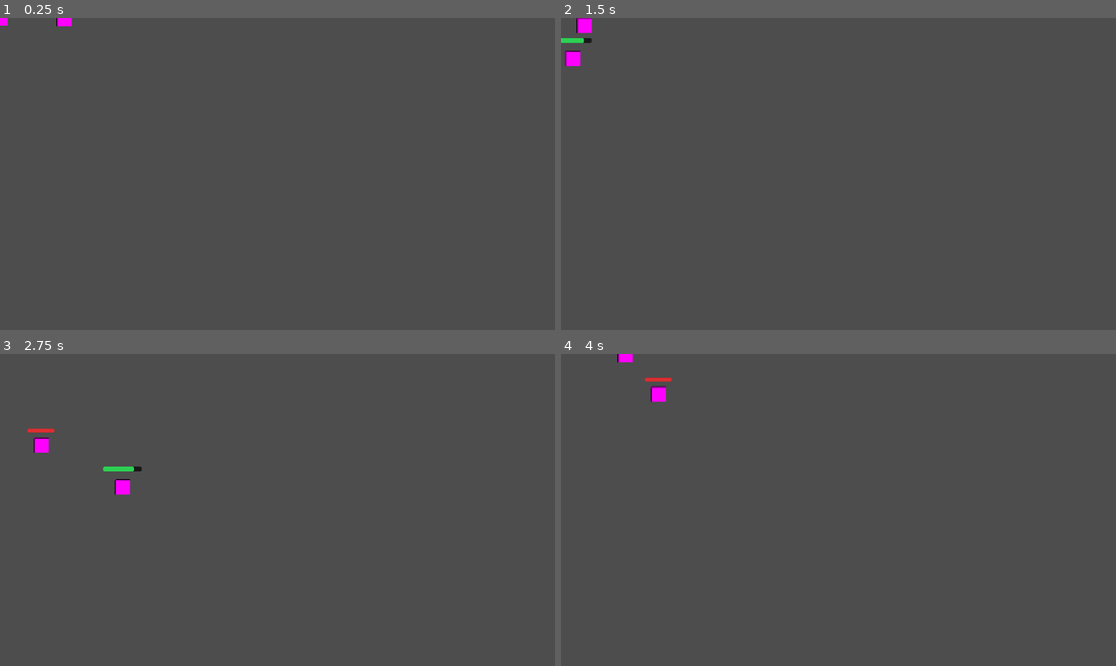
Above: before the commit, frames 1-4 (two rows, left to right).
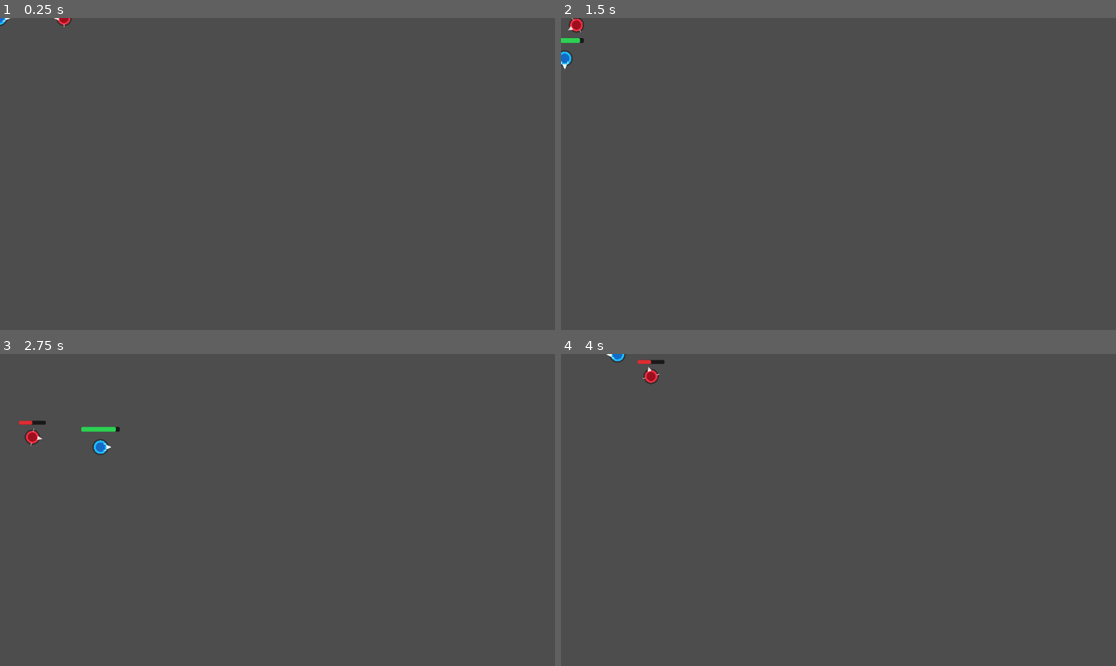
Above: after the commit, the same moments.

Repository: Excellund/AbyssalDescent
Game: Godot game, scene res://scenes/Main.tscn
Two runs of this game, one before a commit and one after it. Both use one fixed random seed, a clock stepped at 60 frames per second and the inputs below.
Inputs (mouse positions are in pixels of both pictures, inside the frame that each line leads up to):
- Up to frame 1 (0.25 s): no input
- Up to frame 2 (1.5 s): move the mouse to (960, 158) at 0.52 s; hold D (move_right) 0.53-1.28 s; click (960, 158) at 0.6 s; tap Space (dash) at 0.8, 1.35 s; move the mouse to (727, 189) at 1.27 s; hold S (move_down) from 1.28 s (still down)
- Up to frame 3 (2.75 s): click (166, 525) at 1.55 s; move the mouse to (333, 441) at 2.02 s; release S (move_down) at 2.03 s; hold D (move_right) from 2.03 s (still down); click (333, 441) at 2.1 s; tap Space (dash) at 2.3 s
- Up to frame 4 (4 s): move the mouse to (810, 572) at 2.77 s; release D (move_right) at 2.78 s; hold W (move_up) 2.78-3.53 s; tap Space (dash) at 2.85, 3.8 s; click (810, 572) at 3.05 s; move the mouse to (1005, 556) at 3.52 s; hold A (move_left) from 3.53 s (still down); click (1005, 556) at 3.6 s

The runs differ from the first frame. In frame 1, 0.1% of the frame differs, in the area x 0-14%, y 0-3%; in frame 2, 0.4%; in frame 3, 0.8%, in the area x 3-26%, y 21-46%; in frame 4, 0.4%.

Commit message:
feat(combat): add mouse-aimed melee with attack lock and visual polish

Diff:
--- a/scenes/Player.tscn
+++ b/scenes/Player.tscn
@@ -9,6 +9,7 @@
 size = Vector2(32, 32)
 
 [node name="Player" type="CharacterBody2D" unique_id=1831438957]
+position = Vector2(-1, 0)
 script = ExtResource("1_p0vlq")
 
 [node name="CollisionShape2D" type="CollisionShape2D" parent="." unique_id=800885986]
--- a/scripts/enemy.gd
+++ b/scripts/enemy.gd
@@ -10,6 +10,9 @@
 @export var acceleration: float = 900.0
 @export var deceleration: float = 1200.0
 @export var stop_distance: float = 8.0
+@export var attack_range: float = 30.0
+@export var attack_damage: int = 10
+@export var attack_interval: float = 0.65
 @export var max_health: int = 40
 @export var health_bar_size: Vector2 = Vector2(56.0, 8.0)
 @export var health_bar_offset: Vector2 = Vector2(-28.0, -34.0)
@@ -17,6 +20,10 @@
 var target: Node2D
 var health_bar: ProgressBar
 var health_state
+var attack_cooldown_left: float = 0.0
+var attack_anim_time_left: float = 0.0
+var attack_anim_duration: float = 0.1
+var visual_facing_direction: Vector2 = Vector2.LEFT
 
 func _ready() -> void:
 	motion_mode = CharacterBody2D.MOTION_MODE_FLOATING
@@ -27,13 +34,21 @@
 	_create_health_bar()
 	_create_health_state()
 	target = get_node_or_null(target_path) as Node2D
+	var sprite := get_node_or_null("Sprite2D") as Sprite2D
+	if sprite != null:
+		sprite.visible = false
+	queue_redraw()
 
 func _physics_process(delta: float) -> void:
 	_refresh_target_if_missing()
+	_update_attack_cooldown(delta)
+	_update_attack_animation(delta)
+	_update_visual_facing_direction()
 	var desired_velocity := _get_desired_velocity()
 	var move_rate := acceleration if desired_velocity != Vector2.ZERO else deceleration
 	velocity = velocity.move_toward(desired_velocity, move_rate * delta)
 	move_and_slide()
+	_try_attack_target()
 
 func _refresh_target_if_missing() -> void:
 	if is_instance_valid(target):
@@ -48,6 +63,40 @@
 	if to_target.length() <= stop_distance:
 		return Vector2.ZERO
 	return to_target.normalized() * move_speed
+
+func _update_attack_cooldown(delta: float) -> void:
+	if attack_cooldown_left > 0.0:
+		attack_cooldown_left = maxf(0.0, attack_cooldown_left - delta)
+
+func _try_attack_target() -> void:
+	if not is_instance_valid(target):
+		return
+	if attack_cooldown_left > 0.0:
+		return
+	if not target.has_method("take_damage"):
+		return
+	if global_position.distance_to(target.global_position) > attack_range:
+		return
+
+	target.call("take_damage", attack_damage)
+	attack_cooldown_left = attack_interval
+	attack_anim_time_left = attack_anim_duration
+	queue_redraw()
+
+func _update_attack_animation(delta: float) -> void:
+	if attack_anim_time_left > 0.0:
+		attack_anim_time_left = maxf(0.0, attack_anim_time_left - delta)
+		queue_redraw()
+
+func _update_visual_facing_direction() -> void:
+	if velocity.length_squared() > 1.0:
+		var move_facing := velocity.normalized()
+		var blended_facing := visual_facing_direction.slerp(move_facing, 0.28)
+		if blended_facing.length_squared() > 0.000001:
+			visual_facing_direction = blended_facing.normalized()
+		else:
+			visual_facing_direction = move_facing
+	queue_redraw()
 
 func take_damage(amount: int) -> void:
 	if amount <= 0:
@@ -114,3 +163,25 @@
 	if health_state == null:
 		return max_health
 	return health_state.current_health
+
+func _draw() -> void:
+	var attack_t := 1.0 - (attack_anim_time_left / attack_anim_duration) if attack_anim_duration > 0.0 else 1.0
+	var attack_pulse := sin(attack_t * PI) * 1.8 if attack_anim_time_left > 0.0 else 0.0
+	var body_radius := 13.0 + attack_pulse
+	var facing := visual_facing_direction if visual_facing_direction != Vector2.ZERO else Vector2.LEFT
+	var side := Vector2(-facing.y, facing.x)
+
+	draw_circle(Vector2.ZERO, body_radius + 3.0, Color(0.12, 0.02, 0.04, 0.44))
+	draw_circle(Vector2.ZERO, body_radius, Color(0.95, 0.18, 0.26, 1.0))
+	draw_circle(Vector2.ZERO, body_radius * 0.72, Color(0.62, 0.06, 0.12, 1.0))
+
+	var horn_tip := facing * (body_radius + 8.0)
+	var horn_base := facing * (body_radius - 2.0)
+	var horn_w := 4.6
+	var horn := PackedVector2Array([horn_tip, horn_base + side * horn_w, horn_base - side * horn_w])
+	draw_colored_polygon(horn, Color(1.0, 0.9, 0.9, 0.92))
+
+	var spike_l := side * (body_radius - 1.0)
+	var spike_r := -side * (body_radius - 1.0)
+	draw_line(spike_l, spike_l + side * 6.0, Color(0.95, 0.74, 0.74, 0.7), 1.8)
+	draw_line(spike_r, spike_r - side * 6.0, Color(0.95, 0.74, 0.74, 0.7), 1.8)
--- a/scripts/player.gd
+++ b/scripts/player.gd
@@ -14,37 +14,56 @@
 @export var dash_duration: float = 0.12
 @export var dash_cooldown: float = 0.35
 @export var max_health: int = 100
-@export var contact_damage: int = 10
-@export var contact_damage_cooldown: float = 0.4
+@export var attack_damage: int = 20
+@export var attack_range: float = 74.0
+@export var attack_arc_degrees: float = 130.0
+@export var attack_cooldown: float = 0.28
+@export var attack_lock_duration: float = 0.12
 
 var dash_time_left: float = 0.0
 var dash_cooldown_left: float = 0.0
 var last_move_direction: Vector2 = Vector2.RIGHT
 var dash_direction: Vector2 = Vector2.ZERO
-var contact_damage_cooldown_left: float = 0.0
+var attack_cooldown_left: float = 0.0
 var scene_restart_queued: bool = false
 var health_state
 var player_feedback
+var attack_anim_time_left: float = 0.0
+var attack_anim_duration: float = 0.12
+var visual_facing_direction: Vector2 = Vector2.RIGHT
+var attack_lock_time_left: float = 0.0
+var attack_lock_direction: Vector2 = Vector2.RIGHT
 
 func _ready() -> void:
 	died.connect(_restart_current_scene)
 	_create_health_state()
 	_create_player_feedback()
+	var sprite := get_node_or_null("Sprite2D") as Sprite2D
+	if sprite != null:
+		sprite.visible = false
+	queue_redraw()
 
 func _physics_process(delta: float) -> void:
 	var direction := _read_movement_direction()
 	_update_last_move_direction(direction)
 	_update_dash_cooldown(delta)
-	_update_contact_damage_cooldown(delta)
+	_update_attack_cooldown(delta)
+	_update_attack_lock(delta)
+	_update_attack_animation(delta)
+	_update_visual_facing_direction()
 	_try_start_dash(direction)
+	_try_attack()
+
+	if _is_attack_locked():
+		velocity = Vector2.ZERO
+		move_and_slide()
+		return
 
 	if _process_active_dash(delta):
-		_process_enemy_collisions()
 		return
 
 	_update_ground_movement(direction, delta)
 	move_and_slide()
-	_process_enemy_collisions()
 
 func _read_movement_direction() -> Vector2:
 	return Input.get_vector("move_left", "move_right", "move_up", "move_down")
@@ -57,11 +76,13 @@
 	if dash_cooldown_left > 0.0:
 		dash_cooldown_left = maxf(0.0, dash_cooldown_left - delta)
 
-func _update_contact_damage_cooldown(delta: float) -> void:
-	if contact_damage_cooldown_left > 0.0:
-		contact_damage_cooldown_left = maxf(0.0, contact_damage_cooldown_left - delta)
+func _update_attack_cooldown(delta: float) -> void:
+	if attack_cooldown_left > 0.0:
+		attack_cooldown_left = maxf(0.0, attack_cooldown_left - delta)
 
 func _try_start_dash(direction: Vector2) -> void:
+	if _is_attack_locked():
+		return
 	if not Input.is_action_just_pressed("dash"):
 		return
 	if dash_cooldown_left > 0.0:
@@ -70,6 +91,41 @@
 	dash_direction = direction if direction != Vector2.ZERO else last_move_direction
 	dash_time_left = dash_duration
 	dash_cooldown_left = dash_cooldown
+
+func _try_attack() -> void:
+	if not Input.is_action_just_pressed("attack"):
+		return
+	if attack_cooldown_left > 0.0:
+		return
+
+	attack_cooldown_left = attack_cooldown
+	attack_anim_time_left = attack_anim_duration
+	player_feedback.play_attack_swing_sound()
+
+	var attack_direction := _get_mouse_attack_direction()
+	attack_lock_time_left = attack_lock_duration
+	attack_lock_direction = attack_direction
+	visual_facing_direction = attack_direction
+	velocity = Vector2.ZERO
+	dash_time_left = 0.0
+	player_feedback.play_attack_swing_visual(attack_direction, attack_range, attack_arc_degrees)
+	if _perform_melee_attack(attack_direction):
+		player_feedback.play_impact_sound()
+
+func _update_attack_lock(delta: float) -> void:
+	if attack_lock_time_left > 0.0:
+		attack_lock_time_left = maxf(0.0, attack_lock_time_left - delta)
+
+func _is_attack_locked() -> bool:
+	return attack_lock_time_left > 0.0
+
+func _get_mouse_attack_direction() -> Vector2:
+	var to_mouse := get_global_mouse_position() - global_position
+	if to_mouse.length_squared() > 0.000001:
+		return to_mouse.normalized()
+	if last_move_direction != Vector2.ZERO:
+		return last_move_direction
+	return Vector2.RIGHT
 
 func _process_active_dash(delta: float) -> bool:
 	if dash_time_left <= 0.0:
@@ -93,6 +149,27 @@
 		return acceleration * turn_boost
 	return acceleration
 
+func _update_attack_animation(delta: float) -> void:
+	if attack_anim_time_left > 0.0:
+		attack_anim_time_left = maxf(0.0, attack_anim_time_left - delta)
+		queue_redraw()
+
+func _update_visual_facing_direction() -> void:
+	if _is_attack_locked():
+		if attack_lock_direction.length_squared() > 0.000001:
+			visual_facing_direction = attack_lock_direction
+		queue_redraw()
+		return
+
+	if velocity.length_squared() > 1.0:
+		var move_facing := velocity.normalized()
+		var blended_facing := visual_facing_direction.slerp(move_facing, 0.32)
+		if blended_facing.length_squared() > 0.000001:
+			visual_facing_direction = blended_facing.normalized()
+		else:
+			visual_facing_direction = move_facing
+	queue_redraw()
+
 func take_damage(amount: int) -> void:
 	if amount <= 0:
 		return
@@ -100,6 +177,7 @@
 	health_state.take_damage(amount)
 	if _get_current_health() < health_before:
 		player_feedback.play_damage_flash()
+		player_feedback.play_impact_sound()
 
 func heal(amount: int) -> void:
 	if amount <= 0:
@@ -109,27 +187,27 @@
 func is_dead() -> bool:
 	return health_state.is_dead()
 
-func _process_enemy_collisions() -> void:
-	if contact_damage_cooldown_left > 0.0:
-		return
-
-	for collision_index in get_slide_collision_count():
-		var collision := get_slide_collision(collision_index)
-		if collision == null:
-			continue
-		var collider := collision.get_collider()
-		if not _is_enemy_collider(collider):
-			continue
-		take_damage(contact_damage)
-		player_feedback.play_impact_sound()
-		contact_damage_cooldown_left = contact_damage_cooldown
-		break
-
-func _is_enemy_collider(collider: Object) -> bool:
-	if not (collider is Node):
-		return false
-	var collider_node := collider as Node
-	return collider_node.is_in_group("enemies") or collider_node.is_in_group("enemy")
+func _perform_melee_attack(attack_direction: Vector2) -> bool:
+	var did_hit := false
+	var max_angle_radians := deg_to_rad(attack_arc_degrees * 0.5)
+
+	for enemy_node in get_tree().get_nodes_in_group("enemies"):
+		if not (enemy_node is Node2D):
+			continue
+		if not enemy_node.has_method("take_damage"):
+			continue
+
+		var enemy_body := enemy_node as Node2D
+		var to_enemy := enemy_body.global_position - global_position
+		if to_enemy.length() > attack_range:
+			continue
+		if attack_direction.angle_to(to_enemy.normalized()) > max_angle_radians:
+			continue
+
+		enemy_node.call("take_damage", attack_damage)
+		did_hit = true
+
+	return did_hit
 
 func _restart_current_scene() -> void:
 	if scene_restart_queued:
@@ -161,3 +239,25 @@
 	if health_state == null:
 		return max_health
 	return health_state.current_health
+
+func _draw() -> void:
+	var attack_t := 1.0 - (attack_anim_time_left / attack_anim_duration) if attack_anim_duration > 0.0 else 1.0
+	var attack_pulse := sin(attack_t * PI) * 1.9 if attack_anim_time_left > 0.0 else 0.0
+	var body_radius := 14.0 + attack_pulse
+	var facing := visual_facing_direction if visual_facing_direction != Vector2.ZERO else Vector2.RIGHT
+	var side := Vector2(-facing.y, facing.x)
+
+	draw_circle(Vector2.ZERO, body_radius + 3.0, Color(0.03, 0.06, 0.09, 0.42))
+	draw_circle(Vector2.ZERO, body_radius, Color(0.12, 0.72, 0.98, 1.0))
+	draw_circle(Vector2.ZERO, body_radius * 0.7, Color(0.07, 0.42, 0.78, 1.0))
+
+	var tip := facing * (body_radius + 9.0)
+	var base_center := facing * (body_radius - 1.5)
+	var fin := 4.9
+	var pointer := PackedVector2Array([tip, base_center + side * fin, base_center - side * fin])
+	draw_colored_polygon(pointer, Color(0.96, 0.99, 1.0, 0.95))
+
+	var wing_l := facing * (body_radius - 2.0) + side * 6.3
+	var wing_r := facing * (body_radius - 2.0) - side * 6.3
+	draw_line(wing_l, wing_l - facing * 6.0, Color(0.85, 0.96, 1.0, 0.72), 2.0)
+	draw_line(wing_r, wing_r - facing * 6.0, Color(0.85, 0.96, 1.0, 0.72), 2.0)
--- a/scripts/player_feedback.gd
+++ b/scripts/player_feedback.gd
@@ -1,25 +1,33 @@
 extends Node2D
 
 const DEFAULT_IMPACT_SOUND := preload("res://sounds/impactPunch_medium_002.ogg")
+const DEFAULT_ATTACK_SWING_SOUND := preload("res://sounds/impactSoft_medium_001.ogg")
 
 var health_bar_size: Vector2 = Vector2(80.0, 10.0)
 var health_bar_offset: Vector2 = Vector2(-40.0, -42.0)
 var impact_sound: AudioStream = DEFAULT_IMPACT_SOUND
 var impact_volume_db: float = -6.0
+var attack_swing_sound: AudioStream = DEFAULT_ATTACK_SWING_SOUND
+var attack_swing_volume_db: float = -10.0
 var damage_flash_color: Color = Color(0.95, 0.12, 0.12, 1.0)
 var damage_flash_alpha: float = 0.45
 var damage_flash_fade_time: float = 0.16
 
 var health_bar: ProgressBar
 var impact_sound_player: AudioStreamPlayer2D
+var attack_swing_sound_player: AudioStreamPlayer2D
 var damage_flash_layer: CanvasLayer
 var damage_flash_rect: ColorRect
 var damage_flash_tween: Tween
+var attack_swing_shape: Polygon2D
+var attack_swing_tween: Tween
 
 func setup(max_health: int, current_health: int) -> void:
 	_create_health_bar(max_health, current_health)
 	_create_impact_sound_player()
+	_create_attack_swing_sound_player()
 	_create_damage_flash()
+	_create_attack_swing_visual()
 
 func update_health_bar(new_health: int, new_max_health: int) -> void:
 	if health_bar == null:
@@ -33,6 +41,39 @@
 	if impact_sound_player.stream == null:
 		return
 	impact_sound_player.play()
+
+func play_attack_swing_sound() -> void:
+	if attack_swing_sound_player == null:
+		return
+	if attack_swing_sound_player.stream == null:
+		return
+	attack_swing_sound_player.play()
+
+func play_attack_swing_visual(direction: Vector2, swing_range: float, arc_degrees: float) -> void:
+	if attack_swing_shape == null:
+		return
+
+	var points := PackedVector2Array()
+	points.push_back(Vector2.ZERO)
+	var half_arc := deg_to_rad(arc_degrees * 0.5)
+	var segments := maxi(8, int(arc_degrees / 8.0))
+	for i in range(segments + 1):
+		var t := float(i) / float(segments)
+		var angle := lerpf(-half_arc, half_arc, t)
+		points.push_back(Vector2.RIGHT.rotated(angle) * swing_range)
+
+	attack_swing_shape.polygon = points
+	attack_swing_shape.rotation = direction.angle()
+	attack_swing_shape.visible = true
+	attack_swing_shape.modulate = Color(1.0, 1.0, 1.0, 0.72)
+
+	if attack_swing_tween != null and attack_swing_tween.is_valid():
+		attack_swing_tween.kill()
+	attack_swing_shape.scale = Vector2(0.92, 0.92)
+	attack_swing_tween = create_tween()
+	attack_swing_tween.set_parallel(true)
+	attack_swing_tween.tween_property(attack_swing_shape, "modulate:a", 0.0, 0.11)
+	attack_swing_tween.tween_property(attack_swing_shape, "scale", Vector2(1.06, 1.06), 0.11)
 
 func play_damage_flash() -> void:
 	if damage_flash_rect == null:
@@ -77,6 +118,12 @@
 	impact_sound_player.volume_db = impact_volume_db
 	add_child(impact_sound_player)
 
+func _create_attack_swing_sound_player() -> void:
+	attack_swing_sound_player = AudioStreamPlayer2D.new()
+	attack_swing_sound_player.stream = attack_swing_sound
+	attack_swing_sound_player.volume_db = attack_swing_volume_db
+	add_child(attack_swing_sound_player)
+
 func _create_damage_flash() -> void:
 	damage_flash_layer = CanvasLayer.new()
 	damage_flash_layer.layer = 100
@@ -93,3 +140,9 @@
 
 	damage_flash_layer.add_child(damage_flash_rect)
 	add_child(damage_flash_layer)
+
+func _create_attack_swing_visual() -> void:
+	attack_swing_shape = Polygon2D.new()
+	attack_swing_shape.visible = false
+	attack_swing_shape.color = Color(0.99, 0.96, 0.68, 0.72)
+	add_child(attack_swing_shape)
